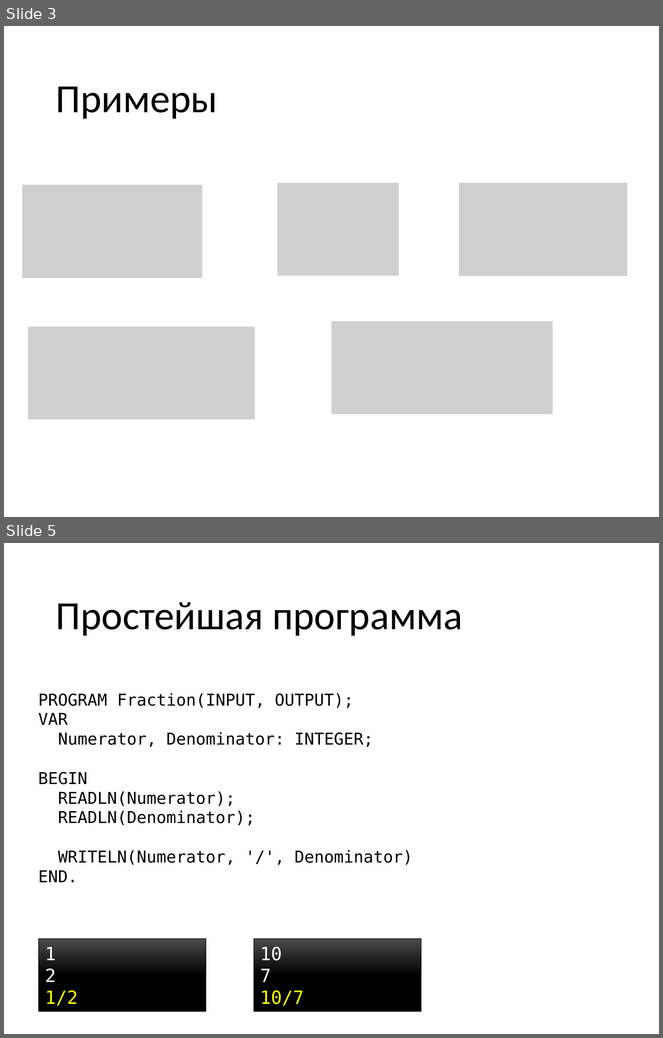
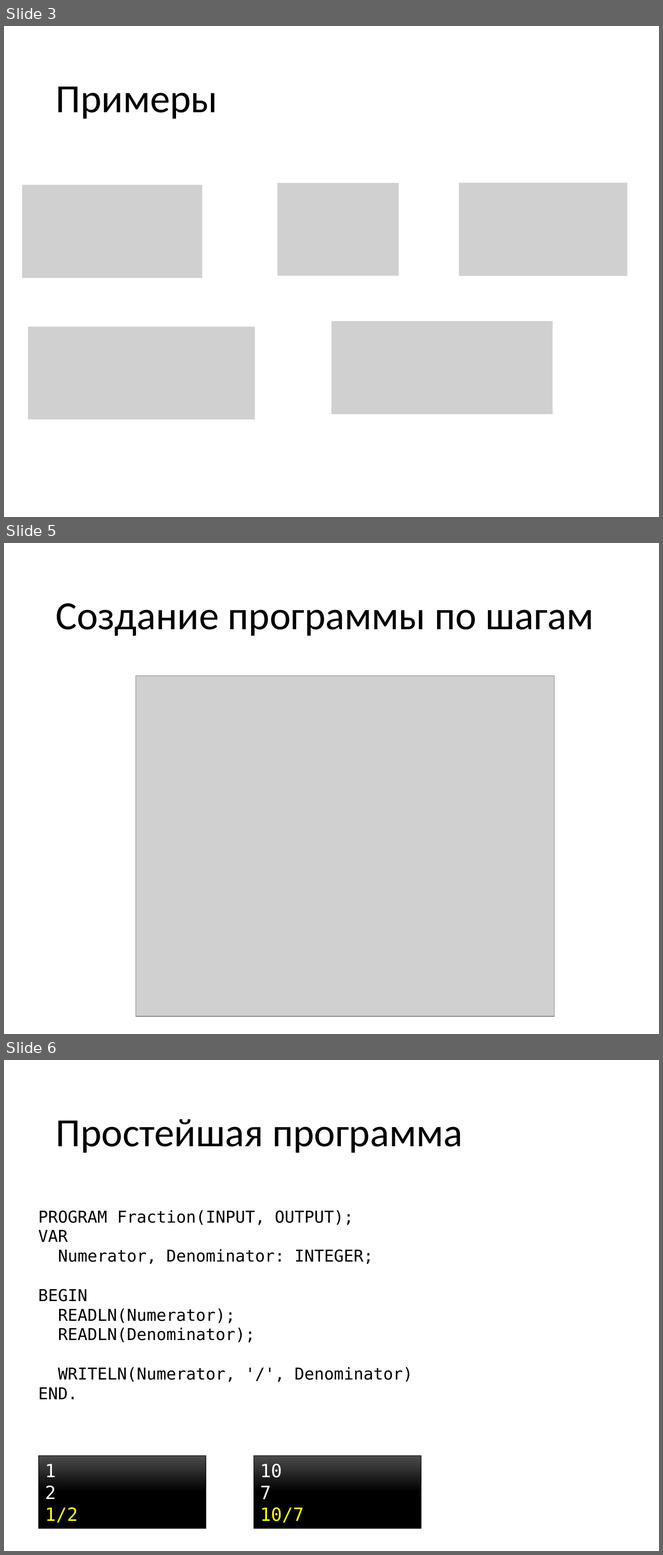
Before and after one commit to alexey-malov/fraction, a slide deck: Explanation.pptx. Shown one above the other, each under a label of ours: slides 3 and 5 before the commit, slides 3, 5 and 6 after it; the slides between them are not shown. The pictures are 663x1038 and 663x1555 pixels, drawn with LibreOffice and Linux fonts; fonts in the diff are those of the drawing; grey boxes stand for pictures. Boxes give left, top, right and bottom in pixels: in the first picture for what was removed or moved away, otherwise in the second. Text is boxed around its words. In the diff, an @@ line names an element or a change of style, - is before the commit and + after.

```diff
--- a/Explanation.pptx
+++ b/Explanation.pptx
@@ slide 5 added at <box>4,543,659,1034</box>, background #FFFFFF @@
@@ title added at <box>55,603,594,636</box>, 44 pt, text #000000 @@
+Создание программы по шагам
@@ picture added at <box>136,676,554,1017</box> @@
@@ what was slide 5 is now slide 6 @@
```
Also in this commit, not shown: 4 slides changed, 1 other slide added.
